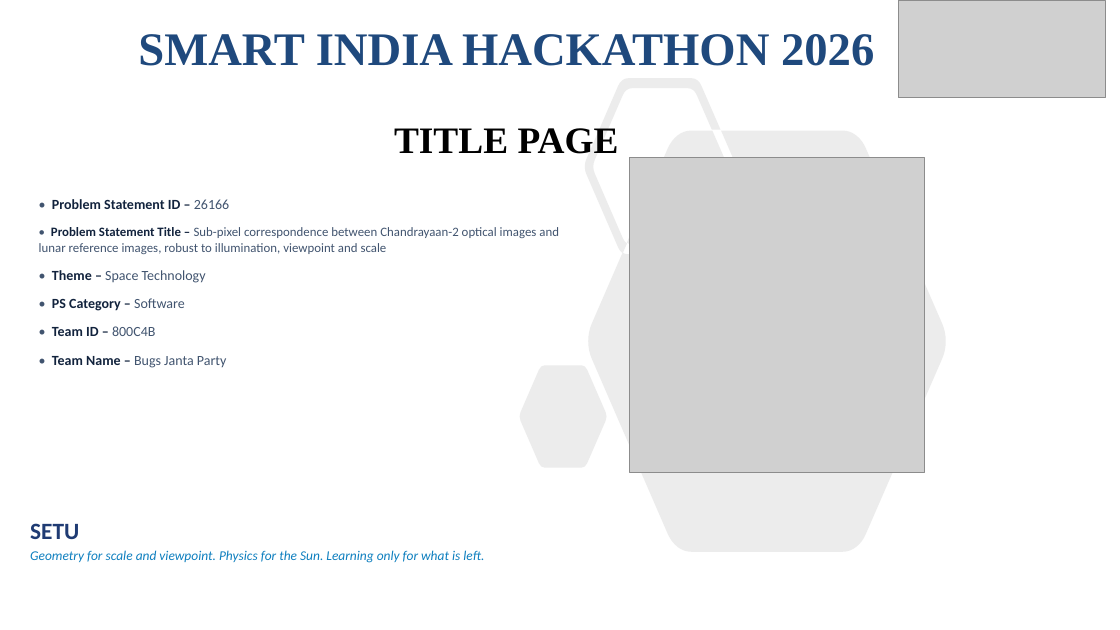
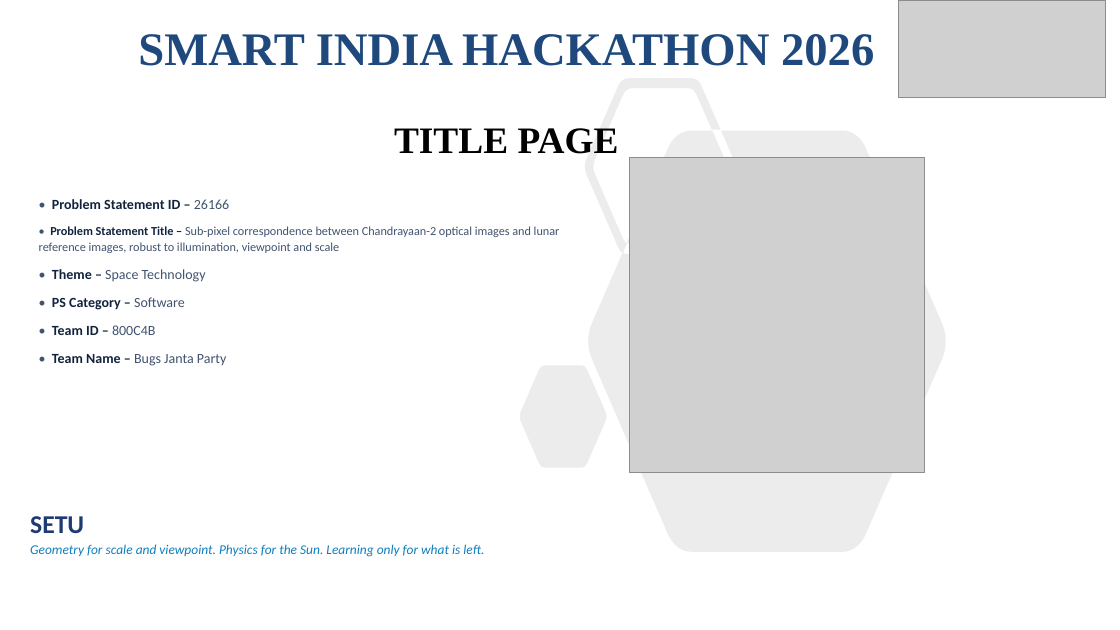
Before and after one commit to Arya-Patil686/setu-sih2026, a slide deck: slide 1 of deck/SIH2026_800C4B_SETU_PS26166.pptx. Drawn at 1120x630 pixels with LibreOffice and Linux fonts; fonts in the diff are those of the drawing; grey boxes stand for pictures. Boxes give left, top, right and bottom in pixels: in the first picture for what was removed or moved away, otherwise in the second. Text is boxed around its words. In the diff, an @@ line names an element or a change of style, - is before the commit and + after.

Commit message:
Rebuild the deck figure-first, and fix two things the figures exposed
The template asks for diagrams rather than paragraphs, so the slides now
carry the argument in figures and the text is labels and captions. Prose
dropped from roughly 300 words a slide to between 39 and 130.

New graphics, all drawn from real runs: the illumination story as a single
strip, the three variations mapped to the discipline that answers each, the
technology stack as chips, a risk matrix, the agreement gate's refusal at an
8x ratio, and the run's own tie points over the uniformity lattice. Plus a QR
to the live demo, since a projected slide is hard to type from.

Two real fixes surfaced while building them:

  - The before/after overlays were written through the grayscale path, which
    averaged away the channel separation that makes misregistration visible.
  - They also compared against the raw reference, so the whole frame came out
    coloured simply because the Sun had moved, whether or not it was aligned.
    They now compare against the re-illuminated reference, which is what makes
    "neutral means aligned" true.

The uniformity panel started as an illustration with an invented competitor;
it is now the actual tie points from a real run, because a picture standing in
for a measurement is not evidence.

```diff
--- a/deck/SIH2026_800C4B_SETU_PS26166.pptx
+++ b/deck/SIH2026_800C4B_SETU_PS26166.pptx
@@ text at (39, 226, 560, 253): size 11 to 10.5 pt in "• Problem Statement Title – Sub-pixel correspondence ..." @@
@@ text "SETU": place and size @@
-text "SETU" at (30, 523, 484, 563)
+text "SETU" at (30, 516, 484, 557)
@@ text at (30, 516, 84, 533): size 20 to 22 pt in "SETU" @@
```
Also in this commit, not shown: 5 other slides changed, 24 other files.
